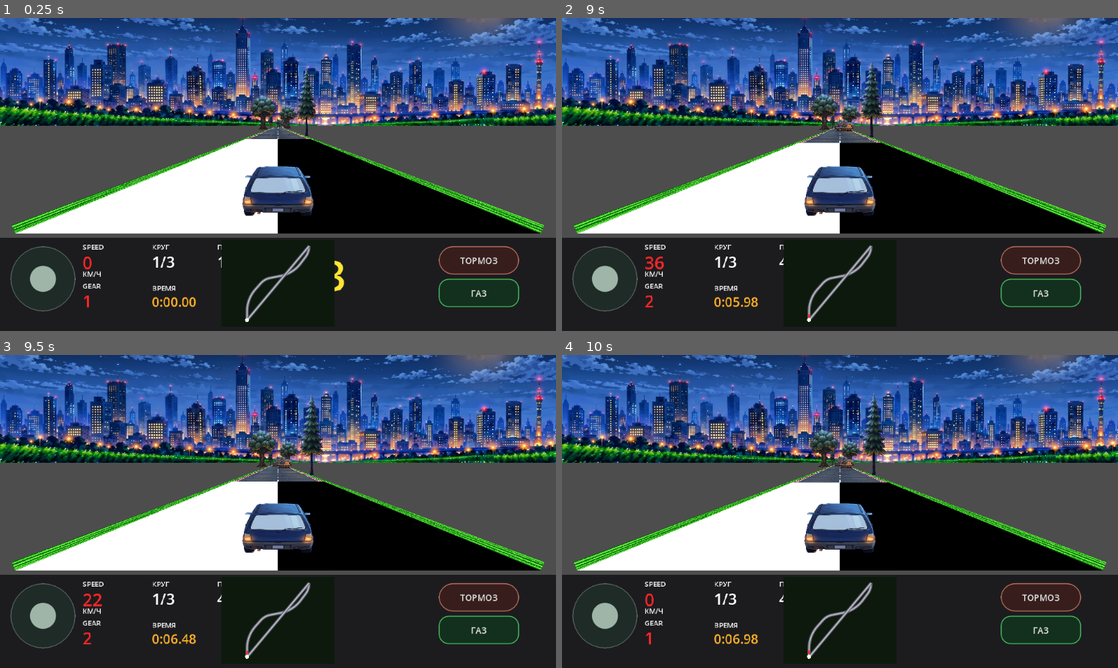
Above: before the commit, frames 1-4 (two rows, left to right).
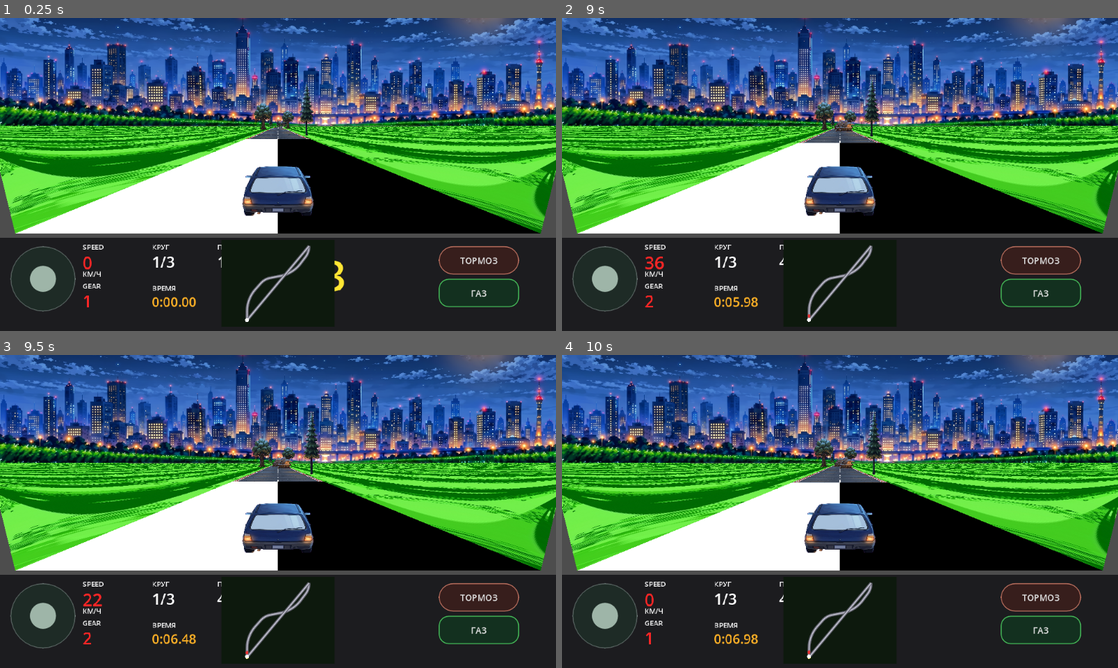
Above: after the commit, the same moments.

Repository: masterofmagic234/Arkon
Game: Godot game, scene res://scenes/level2_pseudo3d.tscn
The game is run twice, just before and just after one commit, with the same random seed, the same clock (stepped at 60 frames per second) and the same inputs. This scene is started directly instead of the project's main scene.
Inputs (mouse positions are in pixels of both pictures, inside the frame that each line leads up to):
- Up to frame 1 (0.25 s): no input
- Up to frame 2 (9 s): click "ТОРМОЗ" at 0.5 s; click "ГАЗ" at 1.25 s; tap Enter at 2, 3.5, 6.5 s; move the mouse to (962, 158) at 2.02 s; hold D (race_right) 2.03-2.75 s; click (962, 158) at 2.17 s; tap Space at 2.75, 5, 8 s; drag from (728, 190) to (812, 237) at 2.77 s; move the mouse to (895, 105) at 3.52 s; hold D (race_right) 3.53-4.25 s; drag from (812, 237) to (673, 127) at 4.27 s; move the mouse to (1006, 221) at 5.02 s; hold A (race_left) 5.03-5.75 s; drag from (673, 127) to (756, 96) at 5.77 s; move the mouse to (867, 174) at 6.52 s; hold S (race_brake) 6.53-7.25 s; click (867, 174) at 6.67 s; drag from (756, 96) to (728, 190) at 7.27 s; move the mouse to (962, 158) at 8.02 s; hold W (race_accel) 8.03-8.75 s; drag from (728, 190) to (812, 237) at 8.77 s
- Up to frame 3 (9.5 s): no input
- Up to frame 4 (10 s): move the mouse to (895, 442) at 9.52 s; hold S (race_brake) from 9.53 s (still down)

The runs differ from the first frame. In frame 1, 18% of the frame differs, in the area x 0-100%, y 15-69%; in frame 2, 18%; in frame 3, 18%; in frame 4, 18%, in the area x 0-100%, y 12-69%.

Commit message:
Restore roadside grass fields and tame near props

Diff:
--- a/scripts/race_renderer_pseudo3d.gd
+++ b/scripts/race_renderer_pseudo3d.gd
@@ -263,10 +263,11 @@
         shw[i] = scale * ROAD_WORLD_WIDTH * 0.5 * w * ROAD_SCREEN_SCALE
         sidx[i] = posmod(int(floor(absolute_seg)), track_size)
 
-    # Grass: perspective embankments rising upward from the road edges.
-    # The roadside is deliberately a sloped surface rather than a flat green
-    # screen fill: the outer/top edge rises away from the asphalt, matching the
-    # reference where the fields visibly climb toward the horizon.
+    # Grass: wide perspective fields that rise toward the horizon.
+    # Keep the whole roadside filled: the previous narrow wall-only geometry
+    # left the area outside the wall unrendered, producing the gray void seen
+    # on device. The outer edge rises toward the horizon to preserve the
+    # requested uphill/embankment look.
     var gi: int = FAR_SEGMENTS - 2
     while gi >= 0:
         var gj: int = min(gi + ROAD_STEP, FAR_SEGMENTS - 1)
@@ -289,59 +290,55 @@
             var grass_band: int = int(floor(absolute_seg_i))
             var grass_tint: Color = COL_GRASS_LIGHT if posmod(grass_band, 2) == 0 else COL_GRASS_DARK
 
-            # Height follows perspective, while the top also moves outward.
-            # This creates an inclined embankment instead of a vertical wall.
-            var embankment_height_i: float = 140.0 * (CAMERA_DEPTH / dz_i)
-            var embankment_height_j: float = 140.0 * (CAMERA_DEPTH / dz_j)
-            var embankment_slope: float = 0.45
-
-            var top_l0 := Vector2(
-                road_l0.x - embankment_height_i * embankment_slope,
-                road_l0.y - embankment_height_i
-            )
-            var top_l1 := Vector2(
-                road_l1.x - embankment_height_j * embankment_slope,
-                road_l1.y - embankment_height_j
-            )
-            var top_r0 := Vector2(
-                road_r0.x + embankment_height_i * embankment_slope,
-                road_r0.y - embankment_height_i
-            )
-            var top_r1 := Vector2(
-                road_r1.x + embankment_height_j * embankment_slope,
-                road_r1.y - embankment_height_j
-            )
-
+            # Lift the outside edge toward the horizon. A larger factor means
+            # a visibly taller roadside slope while keeping the field broad.
+            var embankment_factor: float = 0.42
+            var field_top_y_i: float = lerpf(horizon_y, ssy[gi], embankment_factor)
+            var field_top_y_j: float = lerpf(horizon_y, ssy[gj], embankment_factor)
+
+            var left_top_i := Vector2(0.0, field_top_y_i)
+            var left_top_j := Vector2(0.0, field_top_y_j)
+            var right_top_i := Vector2(w, field_top_y_i)
+            var right_top_j := Vector2(w, field_top_y_j)
+
+            # The road edge remains exact; the outside edge rises upward.
             var left_points := PackedVector2Array([
-                top_l0, road_l0, road_l1, top_l1
+                left_top_i, road_l0, road_l1, left_top_j
             ])
             var right_points := PackedVector2Array([
-                road_r0, top_r0, top_r1, road_r1
+                road_r0, right_top_i, right_top_j, road_r1
             ])
 
             if grass_texture != null:
-                # Use the full texture width. U=0 on both edges would sample
-                # only one vertical line of the grass texture.
-                var u_left: float = -0.25
-                var u_right: float = 0.25
-                var v_scale: float = 2.5
-                var uv_v_i: float = -absolute_seg_i * v_scale
-                var uv_v_j: float = -absolute_seg_j * v_scale
-
-                # Texture follows the sloped surface: the top edge gets one
-                # additional vertical texture span, while V continues with
-                # world distance so the grass does not slide with the camera.
+                # Road-relative U keeps the texture stable through curves.
+                var half_road := ROAD_WORLD_WIDTH * 0.5
+                var world_dx_per_px_i: float = (half_road * ROAD_SCREEN_SCALE) / maxf(shw[gi], 0.001)
+                var world_dx_per_px_j: float = (half_road * ROAD_SCREEN_SCALE) / maxf(shw[gj], 0.001)
+
+                var offset_left_i: float = (0.0 - ssx[gi]) * world_dx_per_px_i
+                var offset_right_i: float = (w - ssx[gi]) * world_dx_per_px_i
+                var offset_left_j: float = (0.0 - ssx[gj]) * world_dx_per_px_j
+                var offset_right_j: float = (w - ssx[gj]) * world_dx_per_px_j
+
+                var uv_y_i: float = -dz_i * GRASS_WORLD_UV_SCALE
+                var uv_y_j: float = -dz_j * GRASS_WORLD_UV_SCALE
+
+                # Give the raised outer edge extra texture span so the grass
+                # visibly continues upward instead of becoming a flat stripe.
+                var uv_top_i: float = uv_y_i - 0.85
+                var uv_top_j: float = uv_y_j - 0.85
+
                 var left_uvs := PackedVector2Array([
-                    Vector2(u_left,  uv_v_i - 1.0),
-                    Vector2(u_right, uv_v_i),
-                    Vector2(u_right, uv_v_j),
-                    Vector2(u_left,  uv_v_j - 1.0)
+                    Vector2(offset_left_i * GRASS_WORLD_UV_SCALE, uv_top_i),
+                    Vector2(-half_road * GRASS_WORLD_UV_SCALE, uv_y_i),
+                    Vector2(-half_road * GRASS_WORLD_UV_SCALE, uv_y_j),
+                    Vector2(offset_left_j * GRASS_WORLD_UV_SCALE, uv_top_j)
                 ])
                 var right_uvs := PackedVector2Array([
-                    Vector2(u_left,  uv_v_i),
-                    Vector2(u_right, uv_v_i - 1.0),
-                    Vector2(u_right, uv_v_j - 1.0),
-                    Vector2(u_left,  uv_v_j)
+                    Vector2(half_road * GRASS_WORLD_UV_SCALE, uv_y_i),
+                    Vector2(offset_right_i * GRASS_WORLD_UV_SCALE, uv_top_i),
+                    Vector2(offset_right_j * GRASS_WORLD_UV_SCALE, uv_top_j),
+                    Vector2(half_road * GRASS_WORLD_UV_SCALE, uv_y_j)
                 ])
 
                 var grass_cols := PackedColorArray([
@@ -496,8 +493,8 @@
         else:
             var tree_tex: Texture2D = pine_texture if (posmod(world_seg / 4, 2) == 0 and pine_texture != null) else oak_texture
             if tree_tex != null:
-                var prop_w: float = clampf(14.0 * px_per_meter, 8.0, 900.0)
-                var prop_h: float = clampf(18.0 * px_per_meter, 10.0, 1100.0)
+                var prop_w: float = clampf(10.0 * px_per_meter, 8.0, 620.0)
+                var prop_h: float = clampf(14.0 * px_per_meter, 10.0, 760.0)
                 # Деревья утапливаем глубже (5% высоты), чтобы скрыть срез ствола в траве.
                 _draw_billboard(tree_tex, sx, screen_y + prop_h * 0.05, prop_w, prop_h)
 
